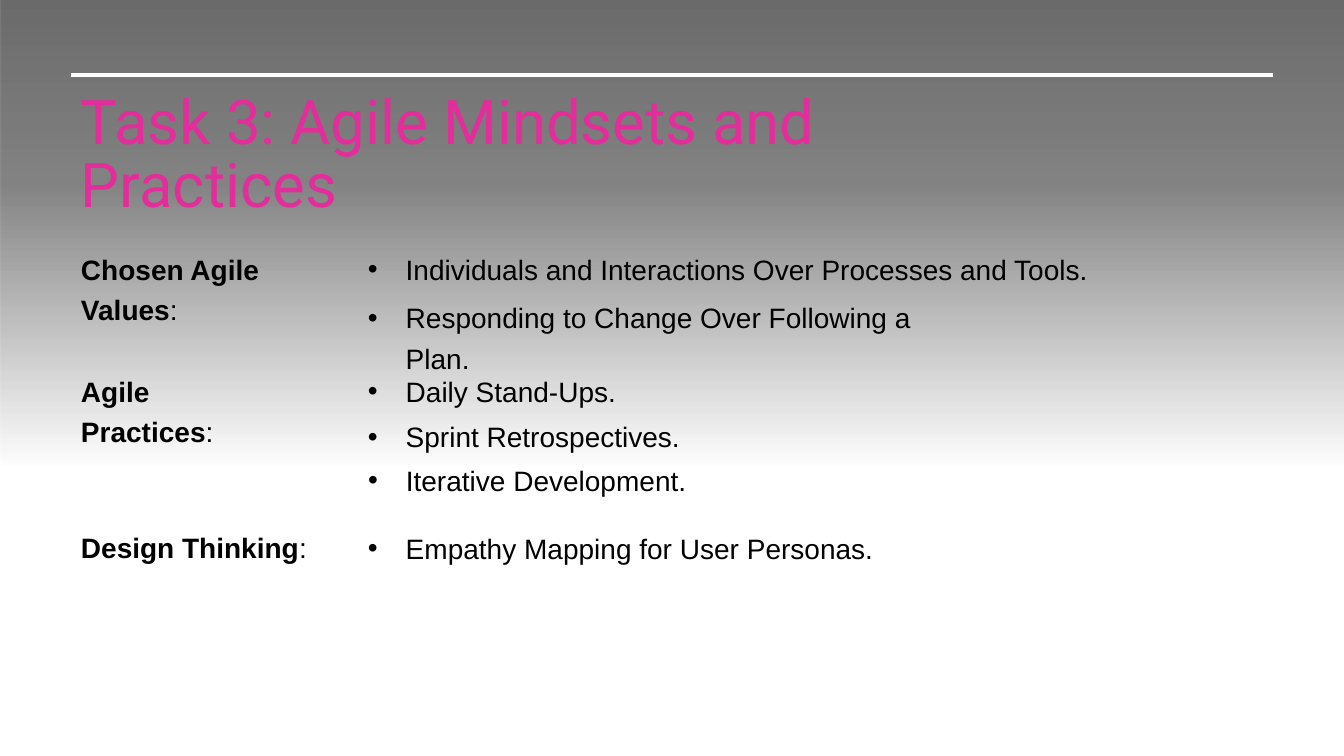
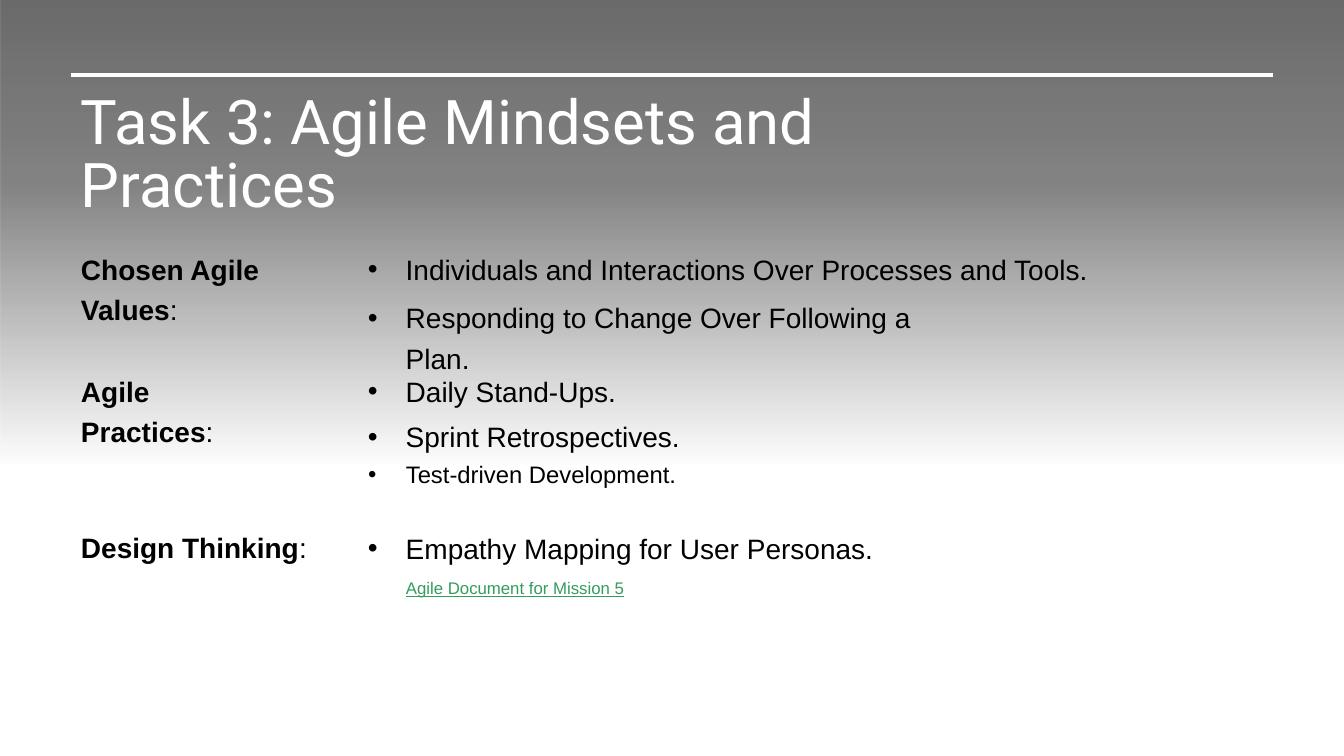
Before and after one commit to jvmacuto/mission-05-z-energy, a slide deck: slide 4 of Documents/Mission 5.pptx. Drawn at 1344x756 pixels with LibreOffice and Linux fonts; fonts in the diff are those of the drawing; background and template pictures are left out. Boxes give left, top, right and bottom in pixels: in the first picture for what was removed or moved away, otherwise in the second. Text is boxed around its words. In the diff, an @@ line names an element or a change of style, - is before the commit and + after.

```diff
--- a/Documents/Mission 5.pptx
+++ b/Documents/Mission 5.pptx
@@ title "Task 3: Agile Mindsets and ..." at [81, 98, 814, 208]: text colour #E32D9B to #FFFFFF @@
@@ text at [406, 465, 676, 488]: text changed; size 20 to 17 pt @@
-• Iterative Development.
+• Test-driven Development.
@@ text added at [406, 582, 624, 598], 12 pt, text #349C5D, underline @@
+Agile Document for Mission 5
```
Also in this commit, not shown: 6 other slides changed, 15 slides added.
